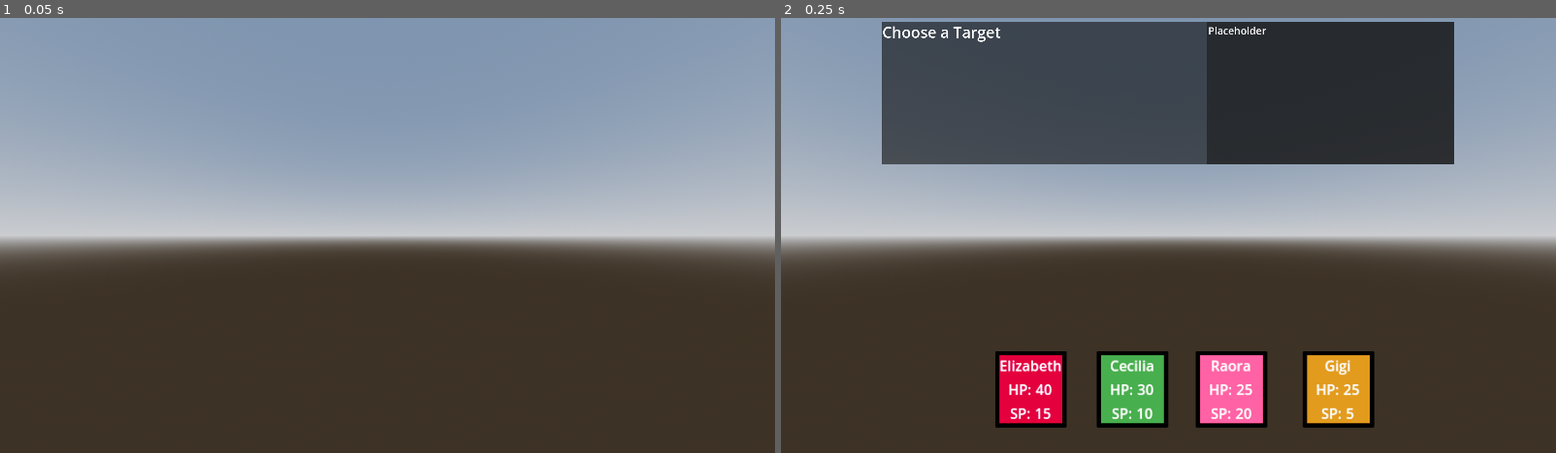
Above: before the commit, frames 1-2 (left to right).
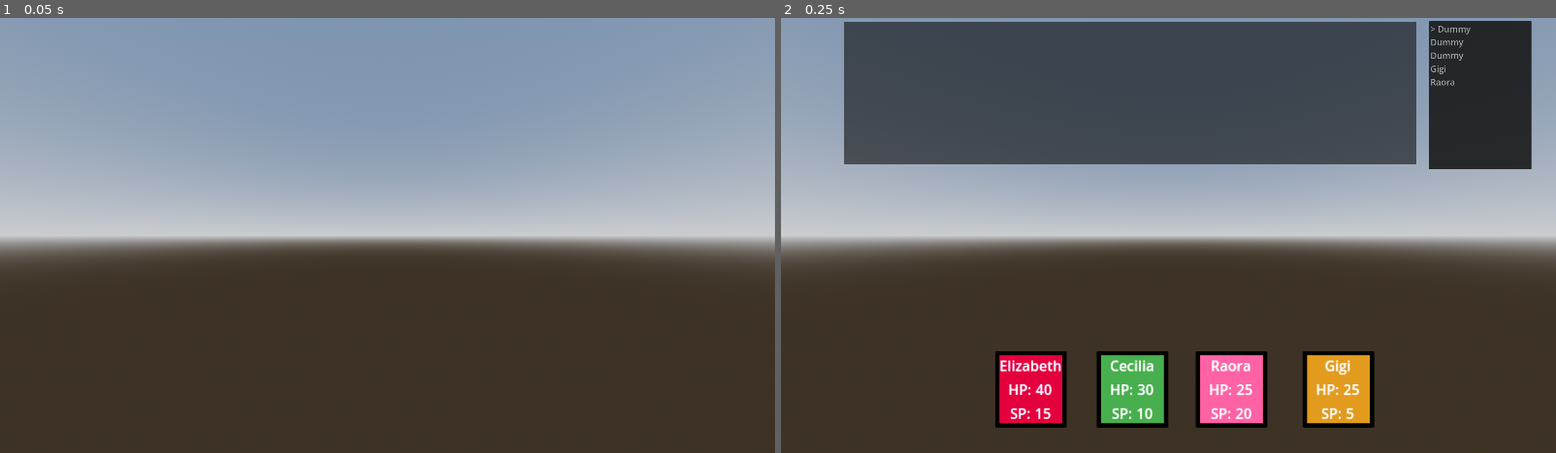
Above: after the commit, the same moments.

Repository: NunNun-Null/holojam6
Game: Godot game, scene res://area/battle.tscn
Two runs of this game, one before a commit and one after it. Both use one fixed random seed, a clock stepped at 60 frames per second and the inputs below. This scene is started directly instead of the project's main scene.
Inputs:
- Up to frame 1 (0.05 s): no input
- Up to frame 2 (0.25 s): no input

Frame 1 is identical in both runs. In frame 2, 15% of the frame differs, in the area x 8-97%, y 0-35%.
Error after the commit: Invalid call. Nonexistent function 'get_given_name' in base 'Nil'. (res://script/visual_order.gd:8)

Commit message:
Added visual order queue

Diff:
--- a/area/battle.tscn
+++ b/area/battle.tscn
@@ -1,9 +1,10 @@
-[gd_scene load_steps=10 format=3 uid="uid://cxv4il6kym6er"]
+[gd_scene load_steps=12 format=3 uid="uid://cxv4il6kym6er"]
 
 [ext_resource type="Script" uid="uid://bpfvbsptijktm" path="res://script/battle.gd" id="1_8vt7n"]
 [ext_resource type="PackedScene" uid="uid://bdgtufr0hq2xf" path="res://asset/model/default.gltf" id="2_ka70e"]
 [ext_resource type="PackedScene" uid="uid://cco8kr0b17jea" path="res://ui/player_fighter_stats.tscn" id="2_tjbvg"]
 [ext_resource type="PackedScene" uid="uid://blqy8ufehtn2s" path="res://ui/ingame_interface.tscn" id="4_sp4u6"]
+[ext_resource type="PackedScene" uid="uid://8wa1u1bm6alk" path="res://ui/visual_order.tscn" id="5_sp4u6"]
 
 [sub_resource type="ProceduralSkyMaterial" id="ProceduralSkyMaterial_8vt7n"]
 sky_horizon_color = Color(0.662243, 0.671743, 0.686743, 1)
@@ -23,6 +24,9 @@
 [sub_resource type="ViewportTexture" id="ViewportTexture_ka70e"]
 viewport_path = NodePath("Interface/SubViewport")
 
+[sub_resource type="ViewportTexture" id="ViewportTexture_8elxy"]
+viewport_path = NodePath("Sprite3D/SubViewport")
+
 [node name="Battle" type="Node3D"]
 script = ExtResource("1_8vt7n")
 
@@ -38,7 +42,7 @@
 fov = 90.0
 
 [node name="Enemy Positions" type="Node3D" parent="."]
-transform = Transform3D(-4.37114e-08, 0, 1, 0, 1, 0, -1, 0, -4.37114e-08, 0.939384, 0.0629613, -5.82006)
+transform = Transform3D(-4.37114e-08, 0, 1, 0, 1, 0, -1, 0, -4.37114e-08, -0.254041, 0.0629613, -5.82006)
 
 [node name="0" type="Node3D" parent="Enemy Positions"]
 transform = Transform3D(-4.37114e-08, 0, 1, 0, 1, 0, -1, 0, -4.37114e-08, -4.76837e-07, 0, 6.02505)
@@ -74,7 +78,7 @@
 [node name="Player Fighter Stats" parent="Characters/SubViewport" instance=ExtResource("2_tjbvg")]
 
 [node name="Interface" type="Sprite3D" parent="."]
-transform = Transform3D(1, 0, 0, 0, 1, 0, 0, 0, 1, -0.191284, 6.23738, -6.45844)
+transform = Transform3D(1, 0, 0, 0, 1, 0, 0, 0, 1, -1.38471, 6.23738, -6.45844)
 texture = SubResource("ViewportTexture_ka70e")
 
 [node name="SubViewport" type="SubViewport" parent="Interface"]
@@ -82,3 +86,12 @@
 size = Vector2i(1800, 450)
 
 [node name="Ingame Interface" parent="Interface/SubViewport" instance=ExtResource("4_sp4u6")]
+
+[node name="Sprite3D" type="Sprite3D" parent="."]
+transform = Transform3D(1, 0, 0, 0, 1, 0, 0, 0, 1, 11.3876, 6.6166, -7.14064)
+texture = SubResource("ViewportTexture_8elxy")
+
+[node name="SubViewport" type="SubViewport" parent="Sprite3D"]
+transparent_bg = true
+
+[node name="Visual Order" parent="Sprite3D/SubViewport" instance=ExtResource("5_sp4u6")]
--- a/script/attack_move.gd
+++ b/script/attack_move.gd
@@ -37,6 +37,8 @@
 	push_error(name + " is missing a move() method")
 
 func accuracy_test(amount: int) -> bool:
+	if (!get_target().get_mark()):
+		return true
 	randomize()
 	var rand: int = randi_range(1,100)
 	if (amount >= rand):
--- a/script/basic_attack.gd
+++ b/script/basic_attack.gd
@@ -5,16 +5,13 @@
 @export var armor_pierce: int = 0
 
 func move() -> void:
-	var fighter: Fighter
 	if (has_strategy()):
 		var strategy: Strategy = get_random_strategy()
 		strategy.determine_target()
-		fighter = strategy.get_target()
-	else:
-		fighter = get_target()
-	print("used " + name + " on " + fighter.get_given_name())
+		set_target(strategy.get_target())
+	print("used " + name + " on " + get_target().get_given_name())
 	if (!accuracy_test(accuracy)):
 		print(name + " missed")
 		return
-	fighter.take_damage(damage)
-	print(fighter.get_given_name() + " took damage. total health " + str(fighter.get_health()))
+	get_target().take_damage(damage)
+	print(get_target().get_given_name() + " took damage. total health " + str(get_target().get_health()))
--- a/script/global script/battle_manager.gd
+++ b/script/global script/battle_manager.gd
@@ -42,6 +42,7 @@
 	_round.append_array(_enemies)
 	_round = UtilitiesManager.sort(_round)
 	print("Round Order" + str(_round))
+	SignalManager.on_order_updated.emit(_round)
 
 
 func get_enemy_fighter(index: int) -> EnemyFighter:
@@ -62,6 +63,7 @@
 	_round.clear()
 	establish_order()
 	start_turn()
+	SignalManager.on_order_updated.emit(_round)
 
 func get_top_fighter() -> Fighter:
 	return _round.get(_round.size()-1)
@@ -117,4 +119,5 @@
 
 func end_turn() -> void:
 	pop_fighter()
+	SignalManager.on_order_updated.emit(_round)
 	start_turn()
--- a/script/global script/signal_manager.gd
+++ b/script/global script/signal_manager.gd
@@ -23,3 +23,5 @@
 signal on_player_stat_updated(Fighter: PlayerFighter) #Signal on any buff/debuff/damage/heal
 
 signal on_enemy_defeated() #Signal when an enemy is defeated
+
+signal on_order_updated(list: Array[Fighter]) #Signal when order is updated
--- /dev/null
+++ b/script/visual_order.gd
@@ -0,0 +1,10 @@
+extends Control
+
+func _ready() -> void:
+	SignalManager.on_order_updated.connect(update_order)
+	update_order(BattleManager._round)
+
+func update_order(list: Array[Fighter]) -> void:
+	$PanelContainer/Text.text = "> " + list.get(list.size()-1).get_given_name() + "\n"
+	for index in range(list.size()-1):
+		$PanelContainer/Text.text += list.get(list.size()-index-2).get_given_name() + "\n"
--- a/ui/ingame_interface.tscn
+++ b/ui/ingame_interface.tscn
@@ -65,4 +65,5 @@
 size_flags_horizontal = 3
 theme_override_font_sizes/font_size = 32
 text = "Placeholder"
+editable = false
 wrap_mode = 1
--- /dev/null
+++ b/ui/visual_order.tscn
@@ -0,0 +1,28 @@
+[gd_scene load_steps=2 format=3 uid="uid://8wa1u1bm6alk"]
+
+[ext_resource type="Script" uid="uid://bc5j7p6cx7mmc" path="res://script/visual_order.gd" id="1_e1k5v"]
+
+[node name="Visual Order" type="Control"]
+layout_mode = 3
+anchors_preset = 15
+anchor_right = 1.0
+anchor_bottom = 1.0
+grow_horizontal = 2
+grow_vertical = 2
+script = ExtResource("1_e1k5v")
+
+[node name="PanelContainer" type="PanelContainer" parent="."]
+layout_mode = 0
+offset_right = 353.0
+offset_bottom = 677.0
+
+[node name="Text" type="TextEdit" parent="PanelContainer"]
+layout_mode = 2
+theme_override_font_sizes/font_size = 30
+text = "> Dummy
+Dummy
+Dummy
+Gigi
+Raora"
+placeholder_text = "Empty D:"
+editable = false
Not shown, added: script/visual_order.gd.uid
Not shown: 1 places in ui/ingame_interface.tscn that only renumber resources
